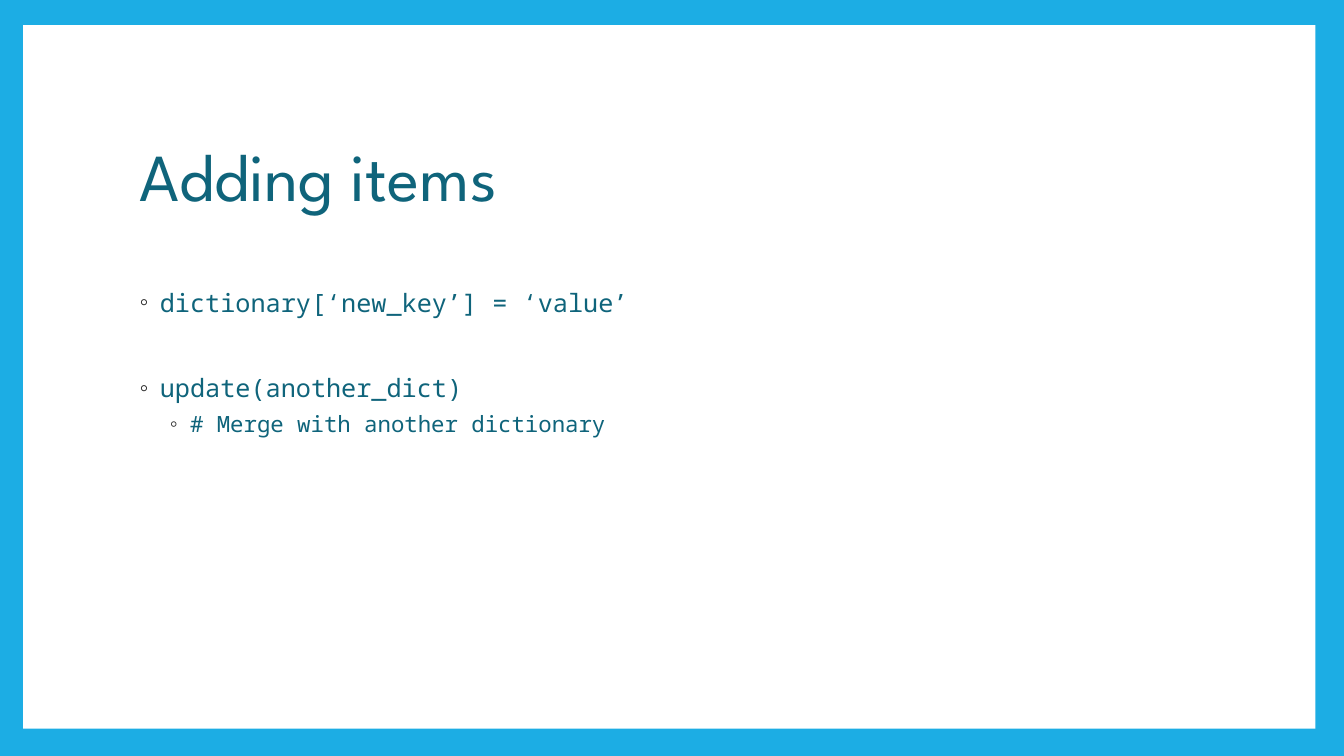
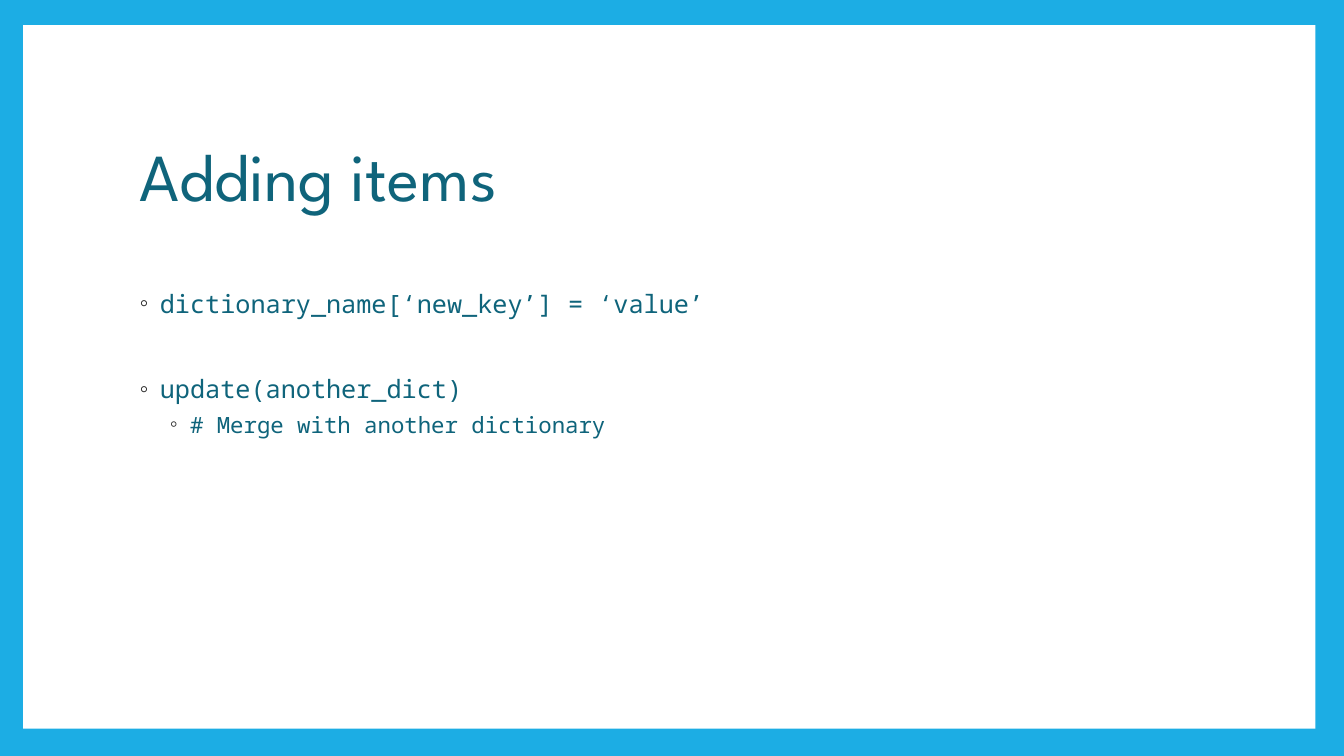
Before and after one commit to uday87j/teach_python, a slide deck: slide 9 of fundamentals/Session-8.pptx. Drawn at 1344x756 pixels with LibreOffice and Linux fonts; fonts in the diff are those of the drawing. Boxes give left, top, right and bottom in pixels: in the first picture for what was removed or moved away, otherwise in the second. Text is boxed around its words. In the diff, an @@ line names an element or a change of style, - is before the commit and + after.

```diff
--- a/fundamentals/Session-8.pptx
+++ b/fundamentals/Session-8.pptx
@@ text at [160, 294, 704, 319]: text changed @@
-◦ dictionary[‘new_key’] = ‘value’
+◦ dictionary_name[‘new_key’] = ‘value’
```
Also in this commit, not shown: 2 other slides changed.
